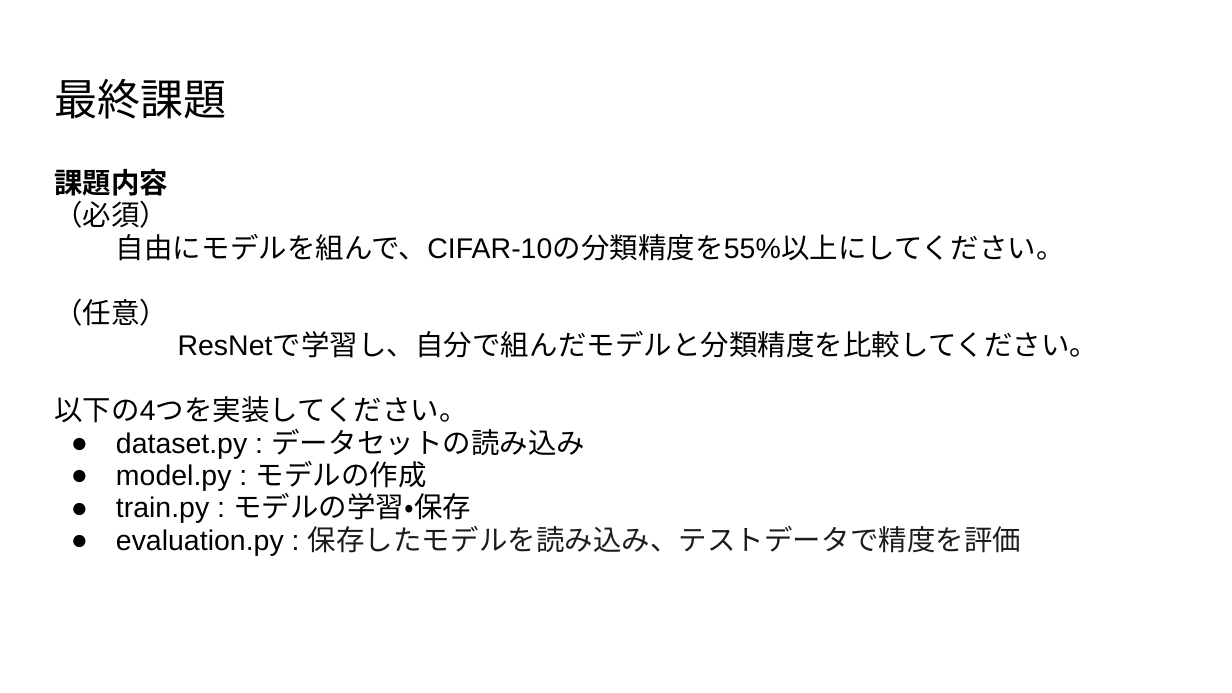
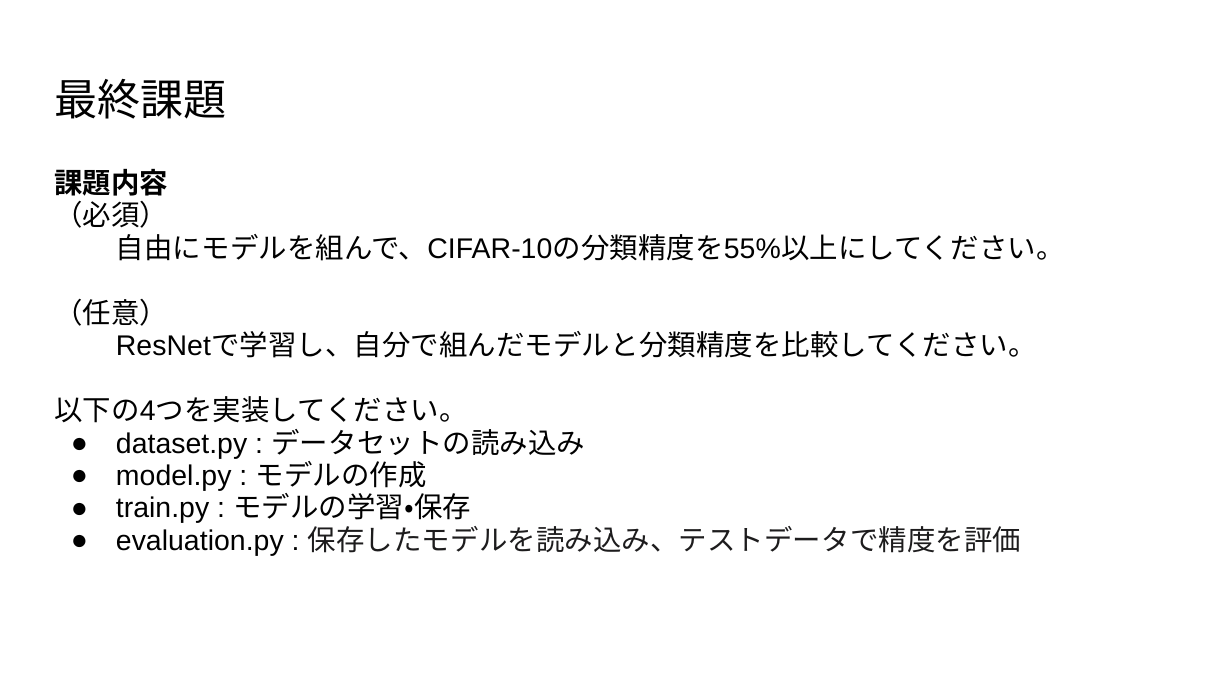
Before and after one commit to shun74/pytorch-training, a slide deck: slide 15 of slides/08/PyTorch講座8.pptx. Drawn at 1232x693 pixels with LibreOffice and Linux fonts; fonts in the diff are those of the drawing. Boxes give left, top, right and bottom in pixels: in the first picture for what was removed or moved away, otherwise in the second. Text is boxed around its words. In the diff, an @@ line names an element or a change of style, - is before the commit and + after.

```diff
--- a/slides/08/PyTorch講座8.pptx
+++ b/slides/08/PyTorch講座8.pptx
@@ text at bbox=[116, 333, 1037, 358]: list level 1 to 2 in "ResNetで学習し、自分で組んだモデルと分類精度を比較してください。" @@
```
Also in this commit, not shown: 3 other slides changed, 1 other file.
